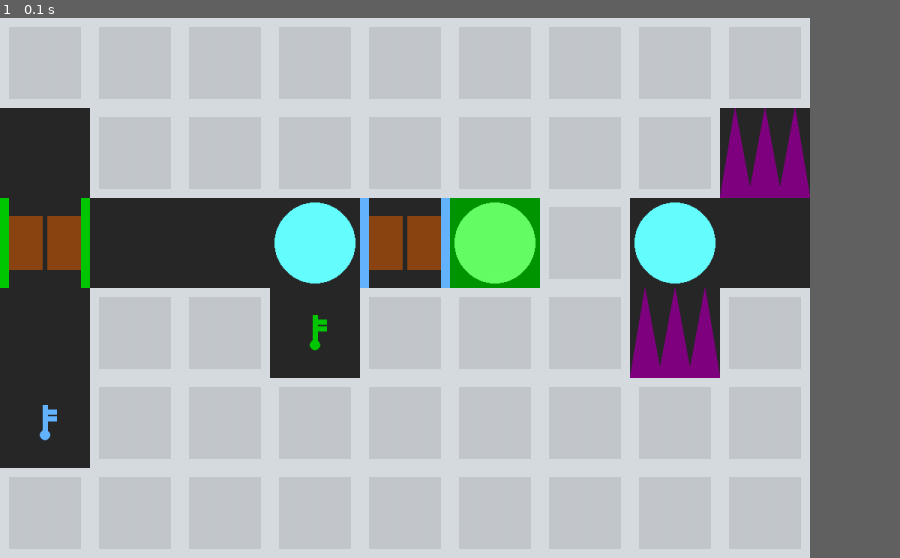
Above: before the commit, frame 1.
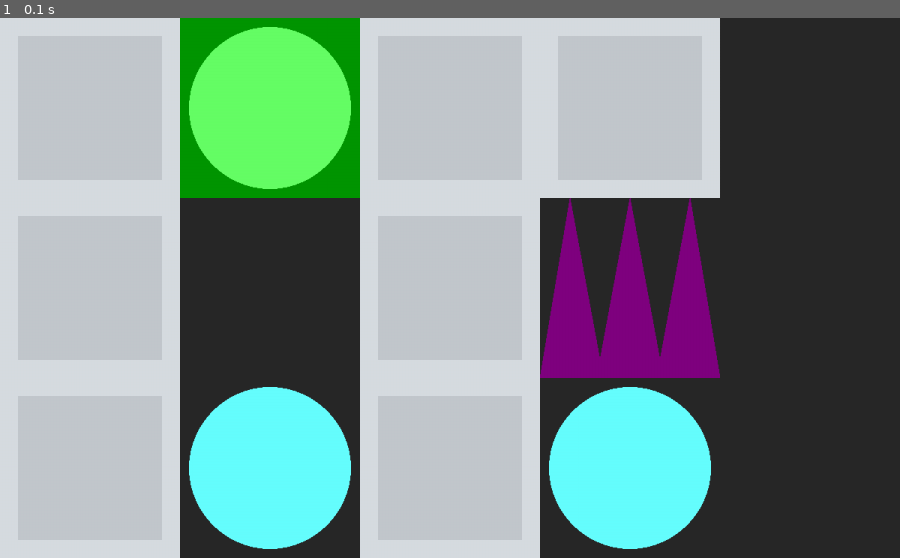
Above: after the commit, the same moment.

Repository: WingedSeal/mazegame
Game: pygame game, started from src/main.py
The game is run twice, just before and just after one commit, with the same random seed, the same clock (stepped at 60 frames per second) and the same inputs.
Inputs:
- Up to frame 1 (0.1 s): no input
In our replay, the window is 810x540 before the commit and 900x540 after it. These sizes can differ from the game's own. Grey fills any space a smaller window leaves; there, only what the larger window draws over its background counts as a difference.

The runs differ from the first frame. In frame 1, 47% of the frame differs, in the area x 0-90%, y 0-100%.

Commit message:
feat: add some tutorial maps

Diff:
--- a/src/main.py
+++ b/src/main.py
@@ -2,7 +2,7 @@
 
 
 def script():
-    return
+    pass
 
 
-run(script, EXAMPLE1)
+run(script, TUTORIAL5)
--- a/src/mazegame/api/__init__.py
+++ b/src/mazegame/api/__init__.py
@@ -1,3 +1,3 @@
 from .const import *
 from .maps import *
-from .run import run, move, get_tile, get_color
+from .run import run, move, get_tile, get_color, wait, halt
--- a/src/mazegame/api/maps/__init__.py
+++ b/src/mazegame/api/maps/__init__.py
@@ -1,3 +1,7 @@
 from .hard1 import HARD1
-from .example1 import EXAMPLE1
-from .example2 import EXAMPLE2
+from .normal1 import NORMAL1
+from .tutorial1 import TUTORIAL1
+from .tutorial2 import TUTORIAL2
+from .tutorial3 import TUTORIAL3
+from .tutorial4 import TUTORIAL4
+from .tutorial5 import TUTORIAL5
--- a/src/mazegame/api/maps/example1.py
+++ b/src/mazegame/api/maps/normal1.py
@@ -7,7 +7,7 @@
 DOOR1 = Door(Color.LIGHT_BLUE)
 DOOR2 = Door(Color.GREEN)
 # fmt: off
-EXAMPLE1 = Map(
+NORMAL1 = Map(
     [
         [Block(), Block(), Block(), Block(),  Block(), Block(), Block(), Block(),  Block()],
         [None,    Block(), Block(), Block(),  Block(), Block(), Block(), Block(),  Spike()],
--- /dev/null
+++ b/src/mazegame/api/maps/tutorial1.py
@@ -0,0 +1,18 @@
+from ...map import Block, Exit, Map, Player
+
+# fmt: off
+TUTORIAL1 = Map(
+    [
+        [Block(), Exit(), Block()],
+        [Block(), None, Block()],
+        [Block(), None, Block()],
+        [Block(), None, Block()],
+        [Block(), Player(), Block()]
+    ]
+)
+# fmt: on
+
+
+# def script():
+#     for _ in range(4):
+#         move(UP)
--- a/src/mazegame/api/maps/example2.py
+++ b/src/mazegame/api/maps/tutorial2.py
@@ -1,13 +1,8 @@
-from ...direction import Direction
 from ...color import Color
-from ...map import ColoredBlock, Door, Enemy, Exit, Key, Map, Block, Player, Spike
+from ...map import ColoredBlock, Door, Exit, Key, Map, Block, Player, Spike
 
-KEY1 = Key(Color.LIGHT_BLUE)
-KEY2 = Key(Color.GREEN)
-DOOR1 = Door(Color.LIGHT_BLUE)
-DOOR2 = Door(Color.GREEN)
 # fmt: off
-EXAMPLE2_1 = Map(
+TUTORIAL2_1 = Map(
     [
         [Block(), None,     Spike()],
         [Block(), None,     Spike()],
@@ -16,7 +11,7 @@
         [Block(), Player(), ColoredBlock(Color.PURPLE)]
     ]
 )
-EXAMPLE2_2 = Map(
+TUTORIAL2_2 = Map(
     [
         [Block(), None,     Spike()],
         [Block(), None,     Spike()],
@@ -25,27 +20,27 @@
         [Block(), Player(), Spike()]
     ]
 )
-EXAMPLE2_3 = Map(
+TUTORIAL2_3 = Map(
     [
         [Block(), None,     Spike()],
         [Block(), None,     Exit()],
         [Block(), None,     ColoredBlock(Color.PURPLE)],
         [Block(), None,     Spike()],
-        [Block(), Player(), ColoredBlock(Color.LIGHT_BLUE)]
+        [Block(), Player(), Spike()]
     ]
 )
-EXAMPLE2_4 = Map(
+TUTORIAL2_4 = Map(
     [
         [Block(), None,     Exit()],
         [Block(), None,     ColoredBlock(Color.PURPLE)],
-        [Block(), None,     ColoredBlock(Color.LIGHT_BLUE)],
+        [Block(), None,     Spike()],
         [Block(), None,     Spike()],
         [Block(), Player(), Spike()]
     ]
 )
 # fmt: on
 
-EXAMPLE2 = [EXAMPLE2_1, EXAMPLE2_2, EXAMPLE2_3, EXAMPLE2_4]
+TUTORIAL2 = [TUTORIAL2_1, TUTORIAL2_2, TUTORIAL2_3, TUTORIAL2_4]
 
 
 # def script():
--- /dev/null
+++ b/src/mazegame/api/maps/tutorial3.py
@@ -0,0 +1,15 @@
+from ...direction import Direction
+from ...map import Block, Enemy, Exit, Map, Player
+
+TUTORIAL3 = Map(
+    [
+        [Block(), Block(), Exit(), Block()],
+        [
+            None,
+            None,
+            Enemy([Direction.LEFT] * 2 + [Direction.RIGHT] * 2, chance_to_move=0.5),
+            Block(),
+        ],
+        [Block(), Block(), Player(), Block()],
+    ]
+)
--- /dev/null
+++ b/src/mazegame/api/maps/tutorial4.py
@@ -0,0 +1,14 @@
+from ...color import Color
+from ...direction import Direction
+from ...map import Block, Door, Enemy, Exit, Key, Map, Player
+
+color = Color.get_unique_colors(1)[0]
+
+TUTORIAL4 = Map(
+    [
+        [Block(), Exit(), Block()],
+        [Block(), Door(color), Block()],
+        [Block(), Player(), Block()],
+        [Block(), Key(color), Block()],
+    ]
+)
--- /dev/null
+++ b/src/mazegame/api/maps/tutorial5.py
@@ -0,0 +1,11 @@
+from ...color import Color
+from ...map import Block, Exit, Map, Player, Spike
+
+
+TUTORIAL5 = Map(
+    [
+        [Block(), Exit(), Block(), Block(), None],
+        [Block(), None, Block(), Spike(), None],
+        [Block(), Player(), Block(), Player(), None],
+    ]
+)
